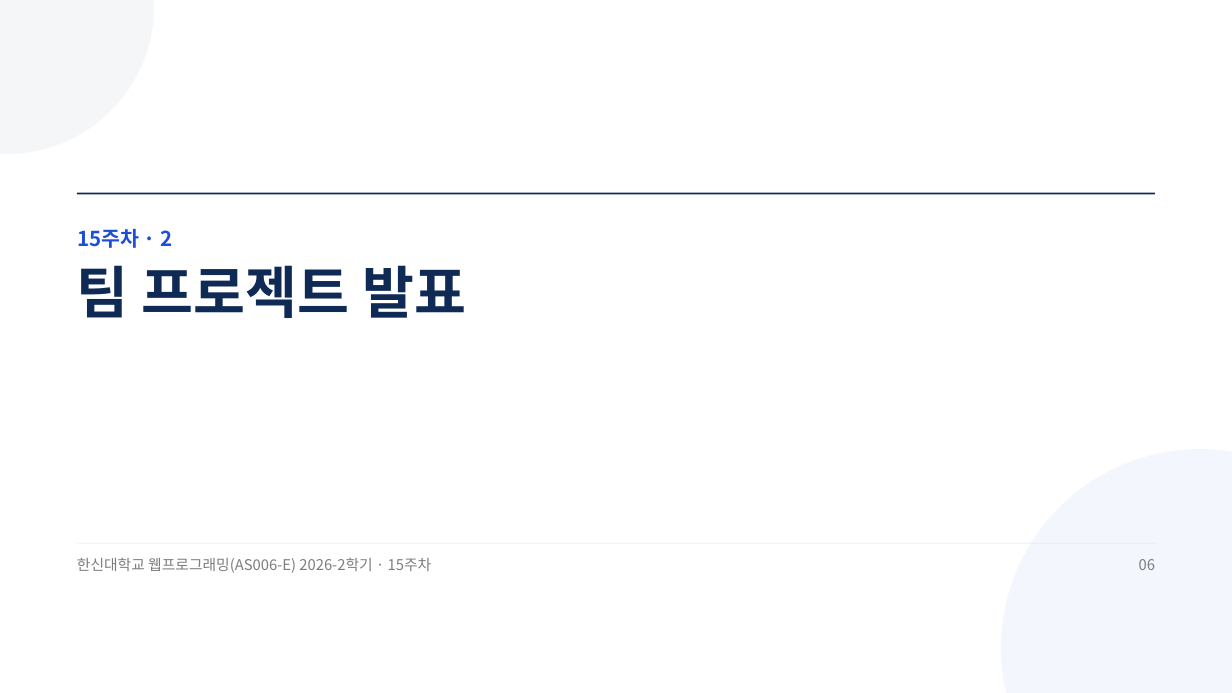
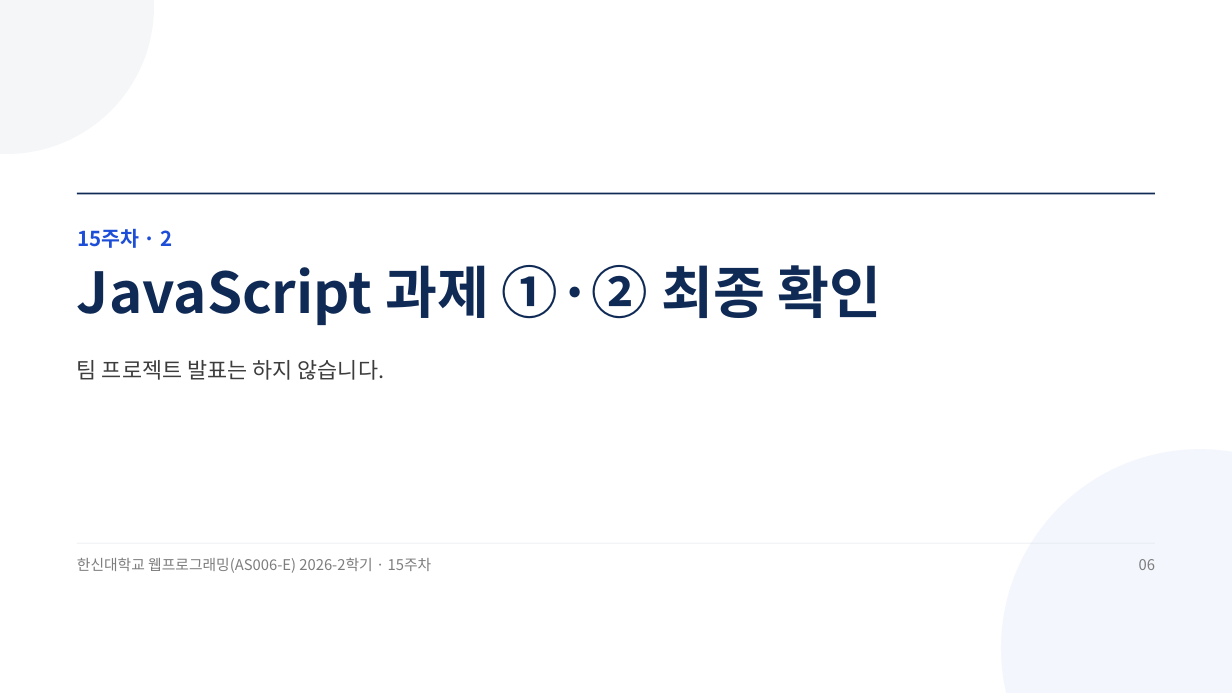
Before and after one commit to jungaistar/materials, a slide deck: slide 6 of hs-web/W15_기말고사.pptx. Drawn at 1232x693 pixels with LibreOffice and Linux fonts; fonts in the diff are those of the drawing. Boxes give left, top, right and bottom in pixels: in the first picture for what was removed or moved away, otherwise in the second. Text is boxed around its words. In the diff, an @@ line names an element or a change of style, - is before the commit and + after.

Commit message:
hs-web 슬라이드 다시 굽기: W15_기말고사.pptx (14주차 JS 과제 마무리 · 15주차 온라인 기말)

```diff
--- a/hs-web/W15_기말고사.pptx
+++ b/hs-web/W15_기말고사.pptx
@@ text added at (x1=77, y1=265, x2=882, y2=325), 66 pt, text #102A56, bold @@
+JavaScript 과제 ①·② 최종 확인
@@ text at (x1=77, y1=360, x2=385, y2=380): text changed; size 66 to 25.5 pt; text colour #102A56 to #3D3D3D; bold off @@
-팀 프로젝트 발표
+팀 프로젝트 발표는 하지 않습니다.
```
Also in this commit, not shown: 16 other slides changed, 3 slides added, 5 slides removed.
